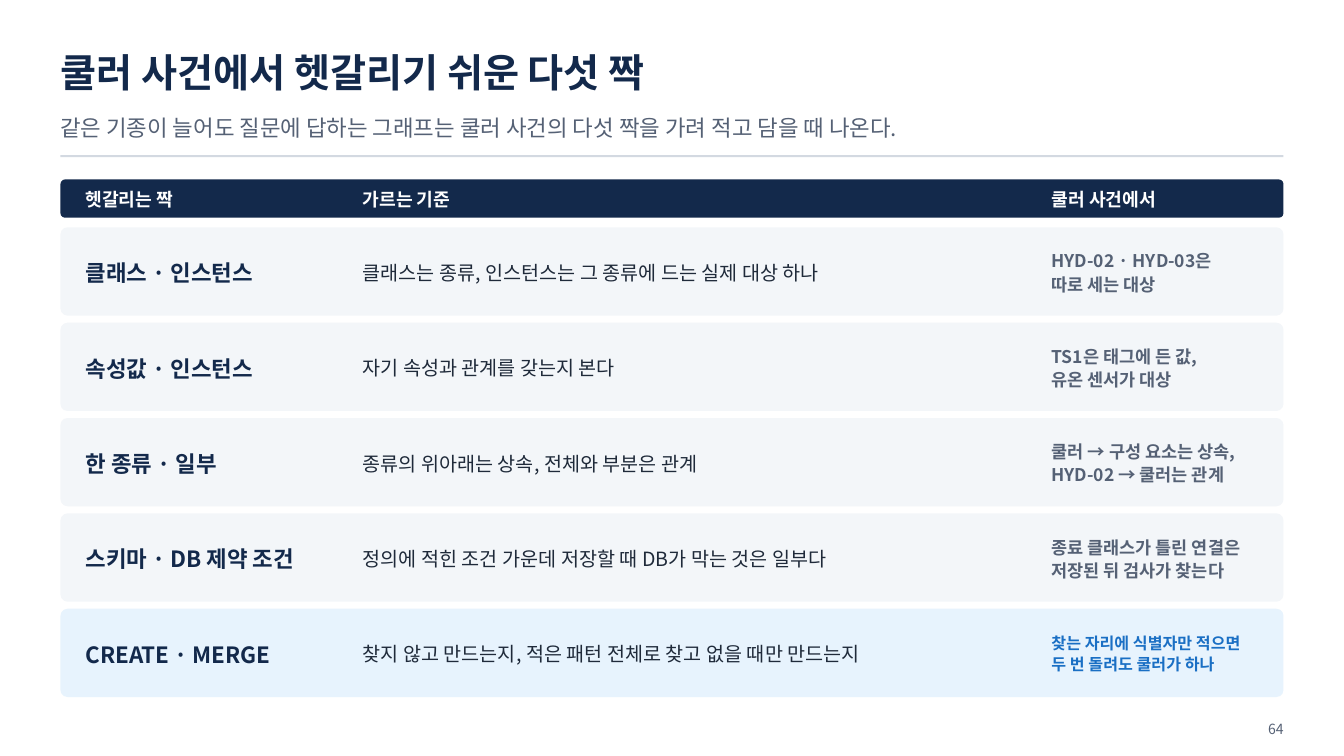
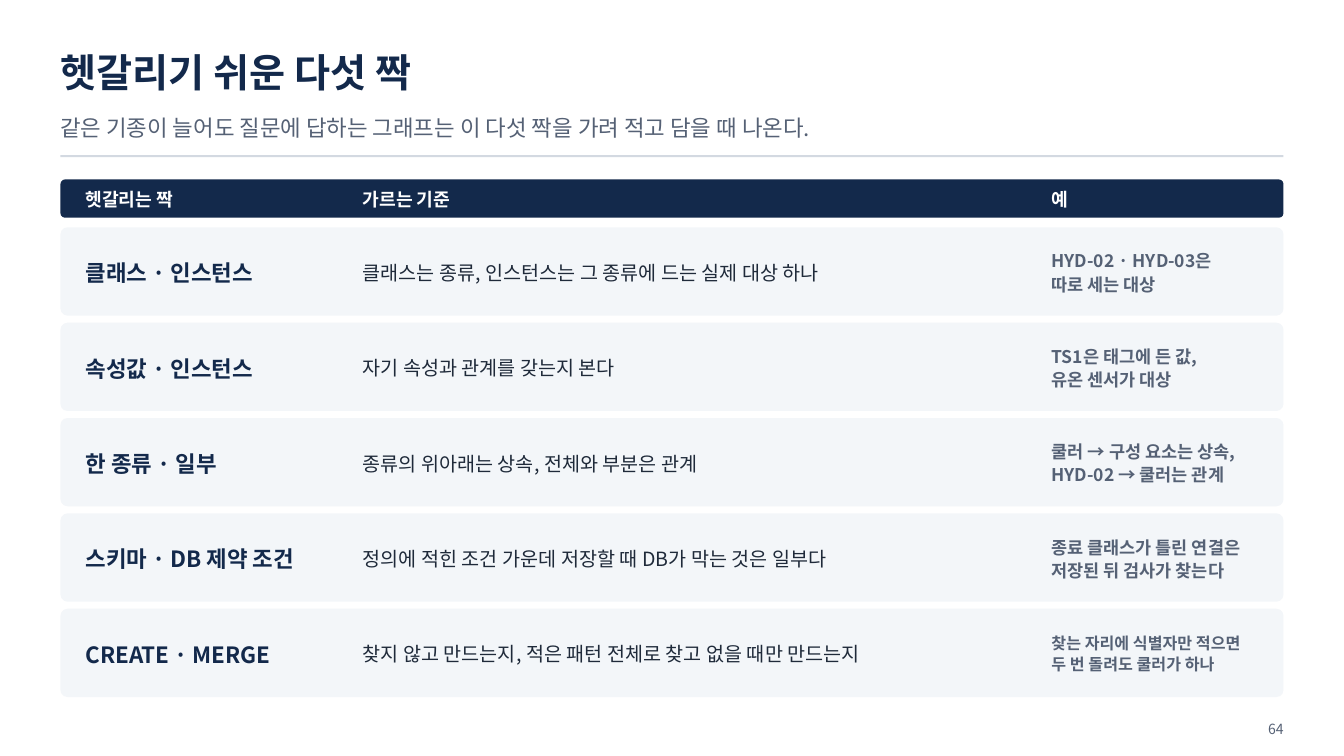
Before and after one commit to uengine-oss/hyd-iot-edu, a slide deck: slide 64 of workspace/강의제작/산출물/통합반/이론/02회차/통합반_02일차.pptx. Drawn at 1344x756 pixels with LibreOffice and Linux fonts; fonts in the diff are those of the drawing. Boxes give left, top, right and bottom in pixels: in the first picture for what was removed or moved away, otherwise in the second. Text is boxed around its words. In the diff, an @@ line names an element or a change of style, - is before the commit and + after.

Commit message:
통합 1 · 2회차 이론: 개수 · 순번만 세는 말 · 그림 꾸밈 설명 · 간지 첫 문장 싱크를 고치고(1회차 26장, 2회차 대본 · 노트, 확정 화면 고칠 거리와 32 · 33장 괄호 영문 · 굵게 16곳 · 「쿨러 사건에서」 칸 → 「예」), 적대 검토 지적까지 반영 · 대본 S-3 · S-10, 영상 V-2 · V-11 · V-13 · V-15(세 세션 판) · 배포 B-2를 유튜브.py로 올리는 길로 · 장닫음.py 줄 끝 LF

```diff
--- a/workspace/강의제작/산출물/통합반/이론/02회차/통합반_02일차.pptx
+++ b/workspace/강의제작/산출물/통합반/이론/02회차/통합반_02일차.pptx
@@ text at <box>60,54,411,91</box>: text changed @@
-쿨러 사건에서 헷갈리기 쉬운 다섯 짝
+헷갈리기 쉬운 다섯 짝
@@ text at <box>60,117,810,138</box>: text changed @@
-같은 기종이 늘어도 질문에 답하는 그래프는 쿨러 사건의 다섯 짝을 가려 적고 담을 때 나온다.
+같은 기종이 늘어도 질문에 답하는 그래프는 이 다섯 짝을 가려 적고 담을 때 나온다.
@@ text at <box>1051,190,1068,208</box>: text changed @@
-쿨러 사건에서
+예
@@ rounded rectangle at <box>60,609,1284,698</box>: fill #E7F3FD to #F3F6F9 @@
@@ text "찾는 자리에 식별자만 적으면" at <box>1051,635,1241,672</box>: text colour #1A6FC4 to #556175 @@
```
Also in this commit, not shown: 26 other slides changed, 23 other files.
